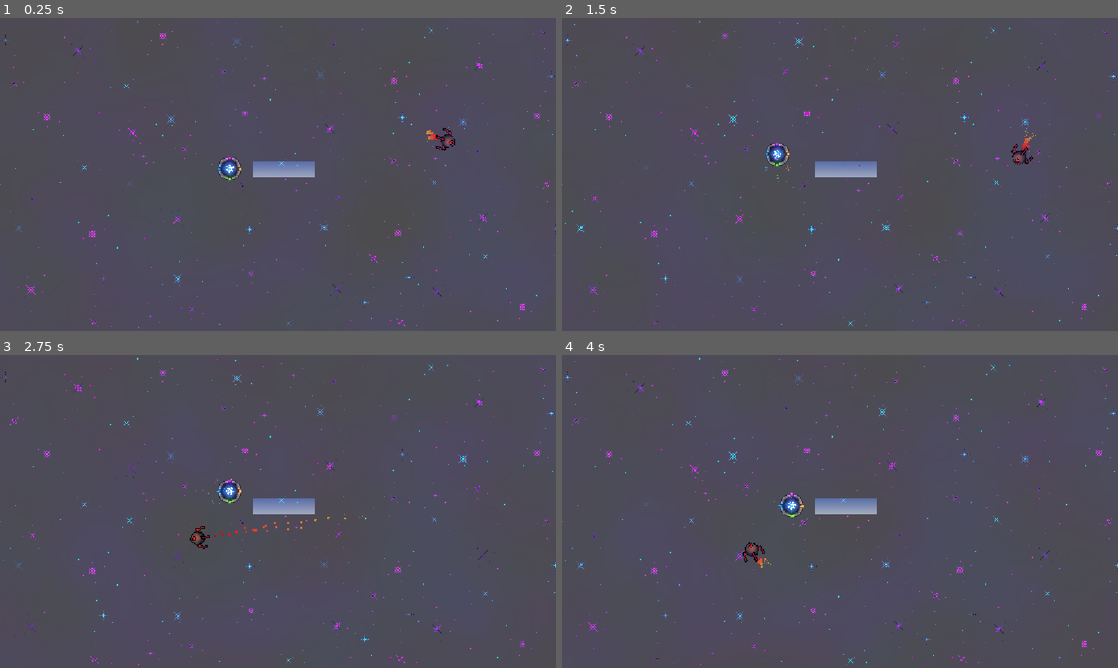
Above: before the commit, frames 1-4 (two rows, left to right).
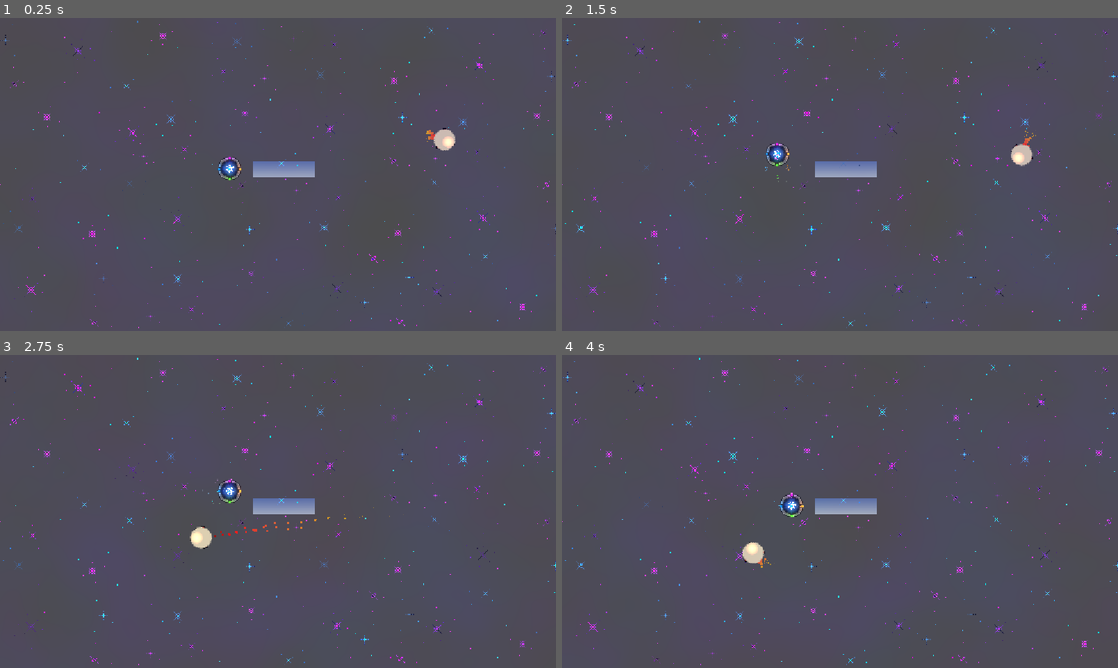
Above: after the commit, the same moments.

Repository: eee12342/New-Game
Game: Godot game, scene res://scenes/main.tscn
Same seed, same stepped clock (60 frames per second), same inputs: the game is played once before the commit and once after it.
Inputs (mouse positions are in pixels of both pictures, inside the frame that each line leads up to):
- Up to frame 1 (0.25 s): no input
- Up to frame 2 (1.5 s): move the mouse to (962, 158) at 0.52 s; tap A (colour1) at 0.6 s; move the mouse to (728, 190) at 1.27 s; tap W (colour2) at 1.35 s
- Up to frame 3 (2.75 s): move the mouse to (333, 442) at 2.02 s; tap D (colour3) at 2.1 s
- Up to frame 4 (4 s): move the mouse to (812, 574) at 2.77 s; tap S (colour4) at 2.85 s; move the mouse to (1006, 558) at 3.52 s; hold Shift (colour_change_mode) from 3.53 s (still down)

The runs differ from the first frame. In frame 1, 0.2% of the frame differs, in the area x 78-82%, y 35-43%; in frame 2, 0.2%; in frame 3, 0.2%, in the area x 34-39%, y 54-62%; in frame 4, 0.2%.

Commit message:
death animation

Diff:
--- a/scenes/enemy/enemy1/enemy1.tscn
+++ b/scenes/enemy/enemy1/enemy1.tscn
@@ -2,6 +2,7 @@
 
 [ext_resource type="Script" uid="uid://do52j6cw47w2k" path="res://scenes/enemy/enemy1/enemy_1.gd" id="1_mywme"]
 [ext_resource type="Texture2D" uid="uid://dpcodqu5fbvf" path="res://art/EnemyArt/ShitterEnemy.png" id="2_a3pup"]
+[ext_resource type="Texture2D" uid="uid://cq6o3phc5pem0" path="res://art/SpecialEffects/SmallExplosion.png" id="3_dfp62"]
 
 [sub_resource type="CircleShape2D" id="CircleShape2D_o6xl0"]
 radius = 10.012492
@@ -27,6 +28,70 @@
 [sub_resource type="Gradient" id="Gradient_gwnwj"]
 offsets = PackedFloat32Array(0.0065789474, 0.20833333, 0.4473684, 0.7017544, 1)
 colors = PackedColorArray(0.4862745, 0.08235294, 0.043137256, 1, 1, 0.08235294, 0.043137256, 1, 0.9019608, 0.3882353, 0.17254902, 1, 0.9019608, 0.6862745, 0.07450981, 1, 0.9019608, 0.6862745, 0.07450981, 0)
+
+[sub_resource type="AtlasTexture" id="AtlasTexture_dfp62"]
+atlas = ExtResource("3_dfp62")
+region = Rect2(0, 0, 64, 64)
+
+[sub_resource type="AtlasTexture" id="AtlasTexture_hddgn"]
+atlas = ExtResource("3_dfp62")
+region = Rect2(64, 0, 64, 64)
+
+[sub_resource type="AtlasTexture" id="AtlasTexture_187ce"]
+atlas = ExtResource("3_dfp62")
+region = Rect2(128, 0, 64, 64)
+
+[sub_resource type="AtlasTexture" id="AtlasTexture_k5x21"]
+atlas = ExtResource("3_dfp62")
+region = Rect2(192, 0, 64, 64)
+
+[sub_resource type="AtlasTexture" id="AtlasTexture_wegab"]
+atlas = ExtResource("3_dfp62")
+region = Rect2(256, 0, 64, 64)
+
+[sub_resource type="AtlasTexture" id="AtlasTexture_ogmps"]
+atlas = ExtResource("3_dfp62")
+region = Rect2(320, 0, 64, 64)
+
+[sub_resource type="AtlasTexture" id="AtlasTexture_sxgun"]
+atlas = ExtResource("3_dfp62")
+region = Rect2(384, 0, 64, 64)
+
+[sub_resource type="AtlasTexture" id="AtlasTexture_wadvc"]
+atlas = ExtResource("3_dfp62")
+region = Rect2(448, 0, 64, 64)
+
+[sub_resource type="SpriteFrames" id="SpriteFrames_c105b"]
+animations = [{
+"frames": [{
+"duration": 1.0,
+"texture": SubResource("AtlasTexture_dfp62")
+}, {
+"duration": 1.0,
+"texture": SubResource("AtlasTexture_hddgn")
+}, {
+"duration": 1.0,
+"texture": SubResource("AtlasTexture_187ce")
+}, {
+"duration": 1.0,
+"texture": SubResource("AtlasTexture_k5x21")
+}, {
+"duration": 1.0,
+"texture": SubResource("AtlasTexture_wegab")
+}, {
+"duration": 1.0,
+"texture": SubResource("AtlasTexture_ogmps")
+}, {
+"duration": 1.0,
+"texture": SubResource("AtlasTexture_sxgun")
+}, {
+"duration": 1.0,
+"texture": SubResource("AtlasTexture_wadvc")
+}],
+"loop": 1,
+"name": &"Explosion",
+"speed": 16.0
+}]
 
 [node name="Enemy" type="CharacterBody2D" unique_id=243331702]
 scale = Vector2(2, 2)
@@ -87,5 +152,9 @@
 wait_time = 2.0
 one_shot = true
 
+[node name="AnimatedSprite2D" type="AnimatedSprite2D" parent="." unique_id=1331325728]
+sprite_frames = SubResource("SpriteFrames_c105b")
+animation = &"Explosion"
+
 [connection signal="body_entered" from="Hitbox" to="." method="_on_hitbox_body_entered"]
 [connection signal="timeout" from="Pause" to="." method="_on_pause_timeout"]
--- a/scenes/enemy/enemy1/enemy_1.gd
+++ b/scenes/enemy/enemy1/enemy_1.gd
@@ -3,9 +3,11 @@
 
 @export var rotation_speed_seconds: float = 2
 
+@onready var animation_player: AnimatedSprite2D = $AnimatedSprite2D
 @onready var pause_timer: Timer = $Pause
 @onready var raycast: RayCast2D = $RayCast2D
 
+var dying: bool = false
 var finding_player: bool = false
 var paused: bool = false
 var target: float
@@ -44,3 +46,10 @@
 
 func attack_finished():
 	finding_player = false
+
+func check_dead() -> void:
+	if health <= 0 and not dying:
+		dying = true
+		animation_player.play("Explosion")
+		await animation_player.animation_finished
+		queue_free()
